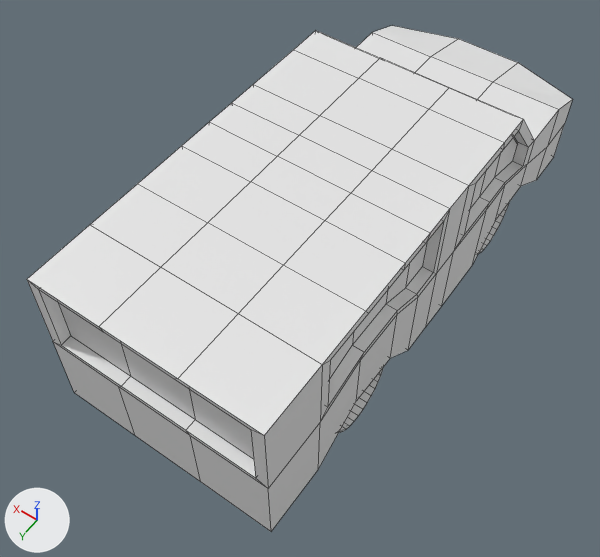
Two versions of the Blender file res/meshes/car.blend, one commit apart.
The view is the same before and after, from a 50 mm lens placed at (-2.5, 4.24, 6.32), pointed at (0.1, 0.61, 0.61). Lighting does not change. The marker at lower left points along +X, +Y and +Z. The first picture is the older version. Mesh edges are drawn as thin lines.
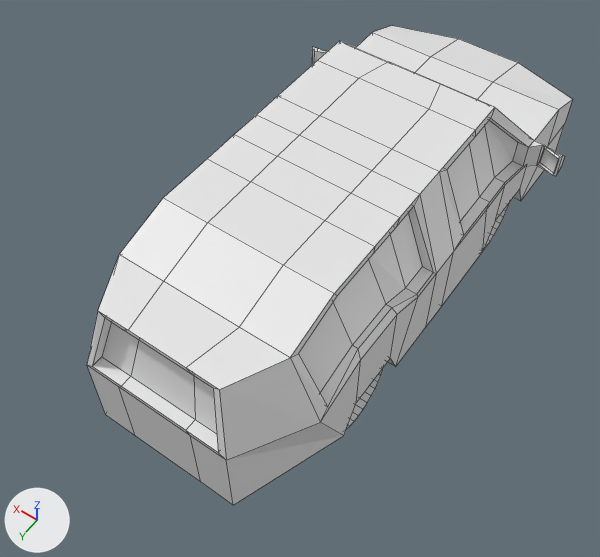
Where the change shows, as pixel boxes [x1, y1, x2, y2] in the pictures (600 x 557 px; the box of a moved part takes in the faces that stretch with it):
'Cube', reshaped (11% narrower): before [27, 26, 573, 531]; after [87, 26, 573, 505]
part 1 of me_cube, moved or reshaped: before [27, 31, 557, 531]; after [87, 41, 565, 505]

What the commit changed:
me_cube is used by ob_cube; location (0.0, 0.0, 0.0).
me_cube had 996 vertices, 874 faces and spanned x -1.0..1.0, y -2.5..2.5, z 0.0..1.9.
me_cube now has 1028 vertices, 906 faces and spans x -1.3..1.3, y -2.5..2.5, z 0.0..1.9.
Part 1, on me_cube:
2 faces are deleted.
14 vertices in x -1.0, y -0.9..1.4, z 1.81..1.9 move by (0.25, 0.0, 0.0).
14 vertices in x 1.0, y -0.9..1.4, z 1.81..1.9 move by (-0.25, 0.0, 0.0).
9 vertices in x -0.9, y -1.3..1.36, z 1.27..1.83 move by (0.23, 0.0, 0.0).
9 vertices in x 0.9, y -1.3..1.36, z 1.27..1.83 move by (-0.23, 0.0, 0.0).
8 vertices in x -1.0..1.0, y -1.4..1.4, z 0.73 move by (0.0, 0.0, -0.02).
4 vertices in x -1.0..1.0, y 1.9, z 0.4 move by (0.0, -0.35, 0.0).
52 vertices move from x -1.0..1.0, y -1.9..2.5, z 0.4..1.9 to x -1.0..1.0, y -1.55..2.5, z 0.4..1.9.
32 vertices are added at x -1.3..1.3, y -1.4..-1.26, z 1.13..1.37.
32 new faces join them, mat_body (white #e7e7e7).
2 new faces join them, mat_windows (white #e7e7e7).
